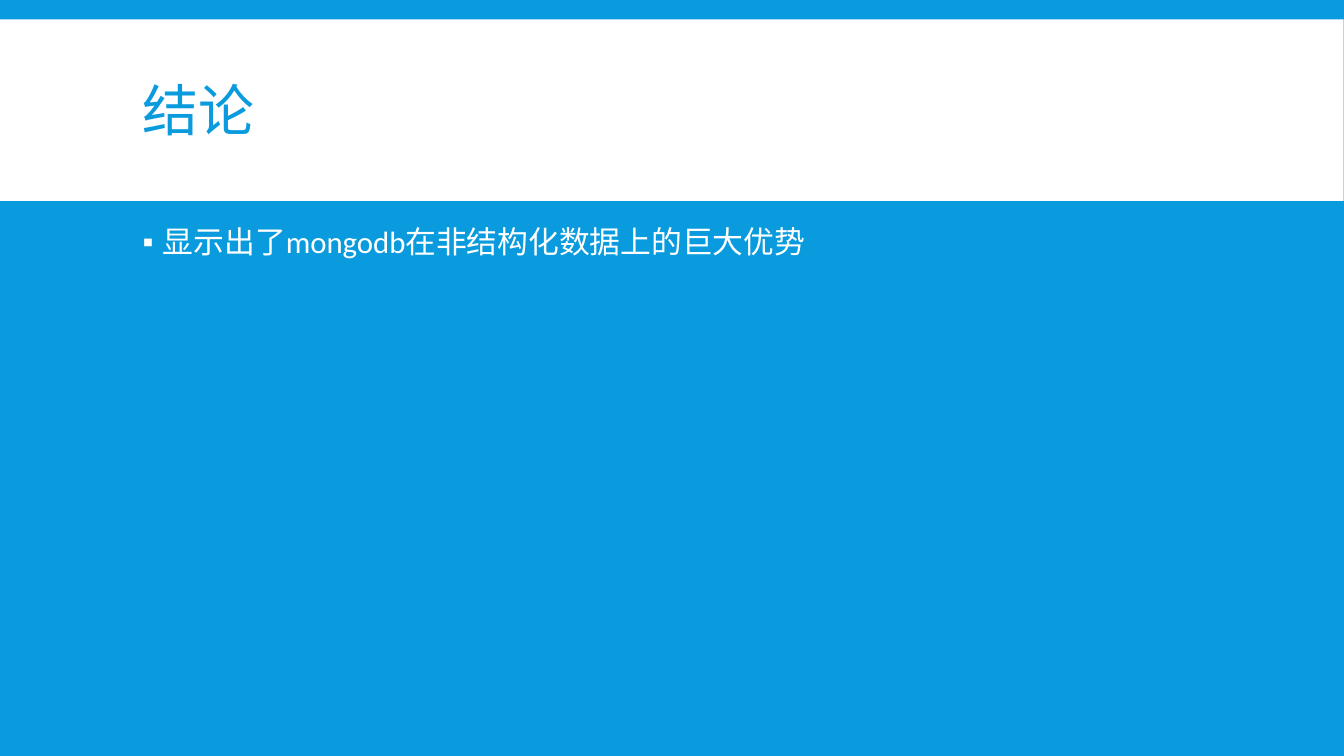
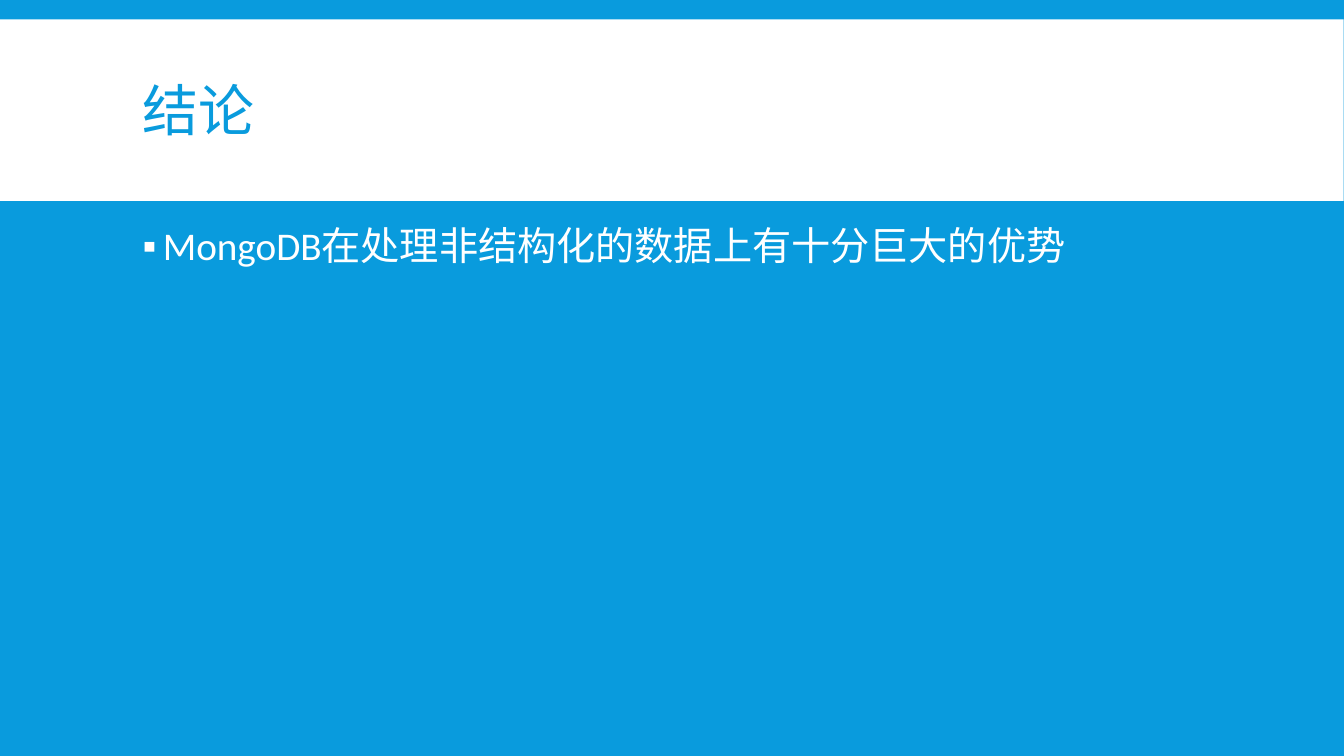
Before and after one commit to b4ubles/PCBNS, a slide deck: slide 24 of doc/NoSQL vs SQL.pptx (slide 23 before the commit). Drawn at 1344x756 pixels with LibreOffice and Linux fonts; fonts in the diff are those of the drawing. Boxes give left, top, right and bottom in pixels: in the first picture for what was removed or moved away, otherwise in the second. Text is boxed around its words. In the diff, an @@ line names an element or a change of style, - is before the commit and + after.

```diff
--- a/doc/NoSQL vs SQL.pptx
+++ b/doc/NoSQL vs SQL.pptx
@@ text at (163, 227, 1066, 267): text changed; size 22 to 28 pt @@
-▪ 显示出了mongodb在非结构化数据上的巨大优势
+▪ MongoDB在处理非结构化的数据上有十分巨大的优势
```
Also in this commit, not shown: 7 other slides changed, 1 slide added.
